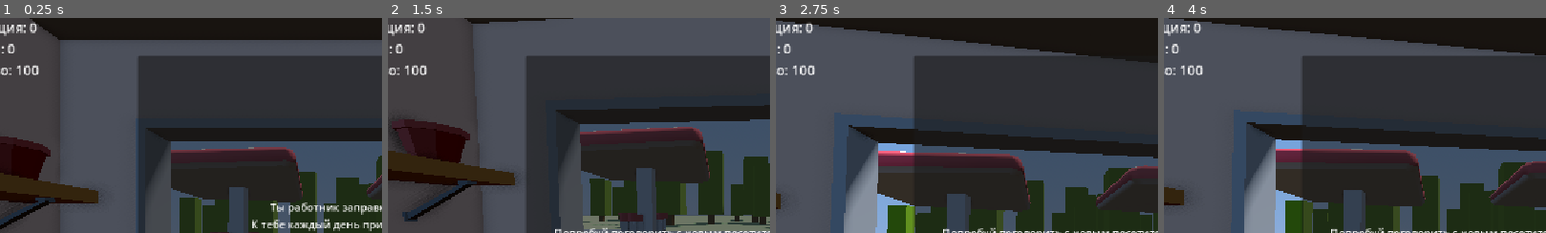
Above: before the commit, frames 1-4 (left to right).
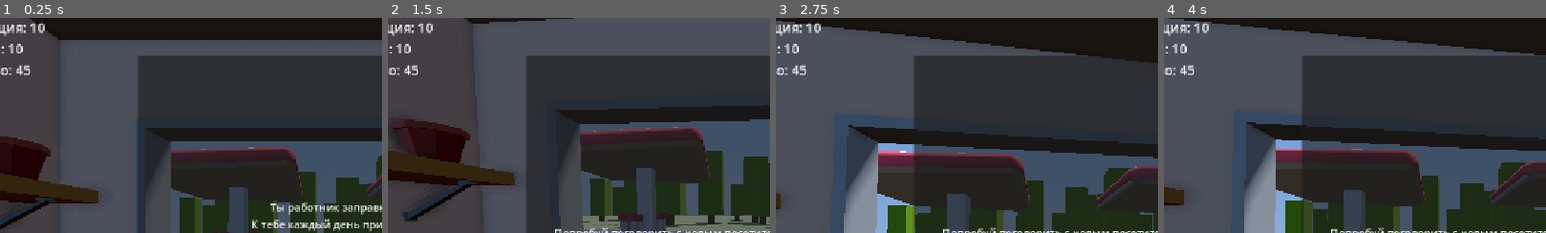
Above: after the commit, the same moments.

Repository: RolicsVin/AZS
Game: Godot game, scene res://scenes/game.tscn
The game is run twice, just before and just after one commit, with the same random seed, the same clock (stepped at 60 frames per second) and the same inputs. This scene is started directly instead of the project's main scene.
Inputs (mouse positions are % of the whole screen's width and height, from its top left):
- Up to frame 1 (0.25 s): no input
- Up to frame 2 (1.5 s): click "Продолжить" at 0.5 s; tap Enter (ui_accept) at 1.25 s; move the mouse to (45, 70) at 1.27 s; hold Up (ui_up) from 1.28 s (still down); click (45, 70) at 1.35 s
- Up to frame 3 (2.75 s): keep holding Up (ui_up); tap Enter (ui_accept) at 1.52, 2.27 s; move the mouse to (80, 65) at 2.02 s; click (80, 65) at 2.1 s
- Up to frame 4 (4 s): move the mouse to (20, 35) at 2.77 s; release Up (ui_up) at 2.78 s; hold Left (ui_left) from 2.78 s (still down); click (20, 35) at 2.85 s; move the mouse to (55, 50) at 3.52 s; click (55, 50) at 3.6 s; tap Enter (ui_accept) at 3.77 s
The pictures show only the part of the screen within x 6-56%, y 0-50%; the shares and areas given below are measured in that part.

The runs differ from the first frame. In frame 1, 0.4% of the frame differs, in the area x 2-12%, y 1-27%; in frame 2, 0.4%; in frame 3, 0.4%; in frame 4, 0.4%.

Commit message:
The initial values have been corrected.
Теперь в "Data" стартовые значения для топлива/монет/репутации не 0

Diff:
--- a/core/data.gd
+++ b/core/data.gd
@@ -7,9 +7,9 @@
 const MAX_DELTA: int = 1000000 ## Максимальное по модулю изменение за одну операцию
 const MAX_VALUE: int = 100000000 ## Предел значений денег, репутации и топлива
 
-var money: int = 0 ## Текущее количество денег
-var respect: int = 0 ## Текущая репутация
-var fuel: int = 100 ## Текущий запас бензина
+var money: int = 10 ## Текущее количество денег
+var respect: int = 10 ## Текущая репутация
+var fuel: int = 45 ## Текущий запас бензина
 
 ## Применяет изменения атомарно: либо все показатели обновляются, либо ни один.
 func apply_delta(money_delta: int, respect_delta: int, fuel_delta: int = 0) -> bool:
